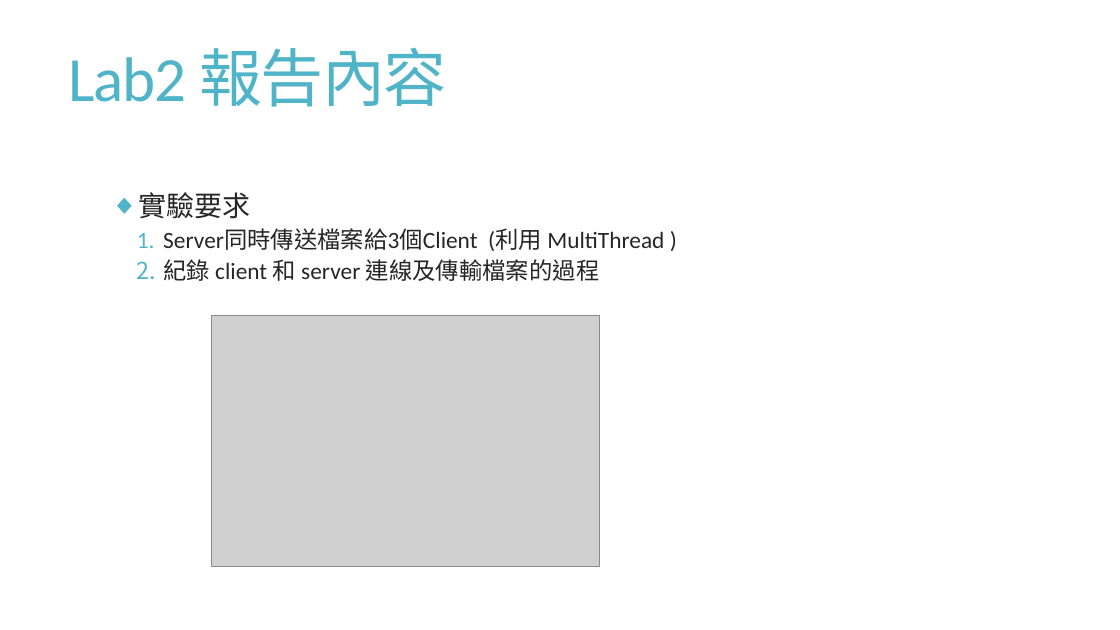
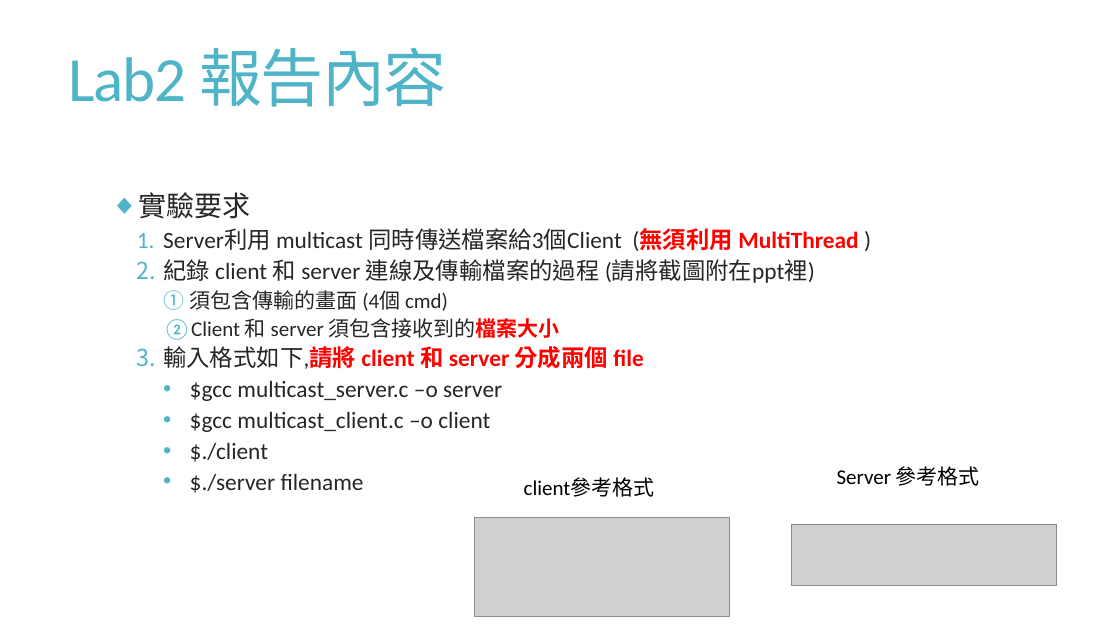
Before and after one commit to hfchen2132131/Network_lab, a slide deck: slide 17 of lab2/Lab2_introduction.pptx (slide 16 before the commit). Drawn at 1120x630 pixels with LibreOffice and Linux fonts; fonts in the diff are those of the drawing; grey boxes stand for pictures. Boxes give left, top, right and bottom in pixels: in the first picture for what was removed or moved away, otherwise in the second. Text is boxed around its words. In the diff, an @@ line names an element or a change of style, - is before the commit and + after.

```diff
--- a/lab2/Lab2_introduction.pptx
+++ b/lab2/Lab2_introduction.pptx
@@ text at <box>163,228,858,493</box>: text changed @@
-  1. Server同時傳送檔案給3個Client (利用 MultiThread )
-  2. 紀錄 client 和 server 連線及傳輸檔案的過程
+  1. Server利用 multicast 同時傳送檔案給3個Client (無須利用 MultiThread )
+  2. 紀錄 client 和 server 連線及傳輸檔案的過程 (請將截圖附在ppt裡)
+    1. 須包含傳輸的畫面 (4個 cmd)
+    2. Client 和 server 須包含接收到的檔案大小
+  3. 輸入格式如下,請將 client 和 server 分成兩個 file
+    • $gcc multicast_server.c –o server
+    • $gcc multicast_client.c –o client
+    • $./client
+    • $./server filename
@@ picture removed at <box>212,315,600,566</box> @@
@@ text added at <box>524,478,655,497</box>, 18 pt, text #000000 @@
+client參考格式
@@ text added at <box>837,466,980,486</box>, 18 pt, text #000000 @@
+Server 參考格式
@@ picture added at <box>475,518,729,618</box> @@
@@ picture added at <box>791,525,1057,586</box> @@
```
Also in this commit, not shown: 8 other slides changed, 1 slide added, 4 other files.
